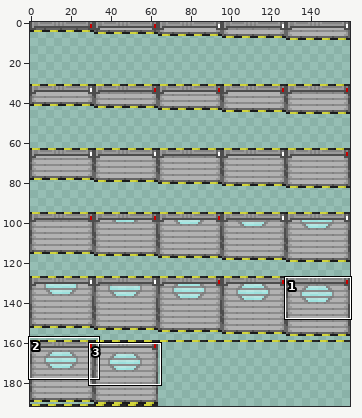
A sprite sheet gets an edit: Resources/Textures/Structures/Doors/Shutters/shutters_window.rsi/closing.png. The first picture is a wide view before the edit; the outline marks the close-up.
Close-up. Before the commit:
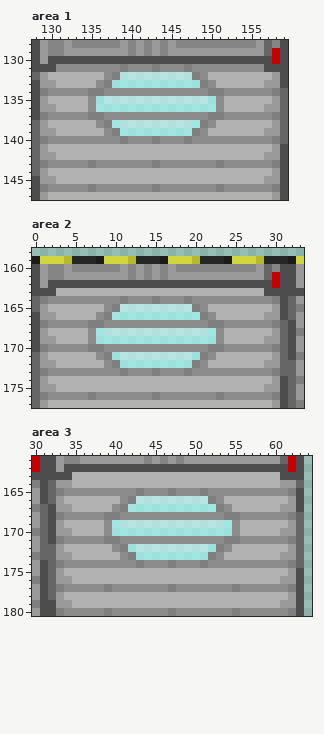
The file is 160x192 pixels. Colours within 5 levels of each other are drawn and written as one. Shown: area 1: x 128..159, y 128..147; area 2: x 0..33, y 158..177; area 3: x 30..64, y 161..180. The commit also changed other parts of the picture, which this record leaves out.
The same view after the edit:
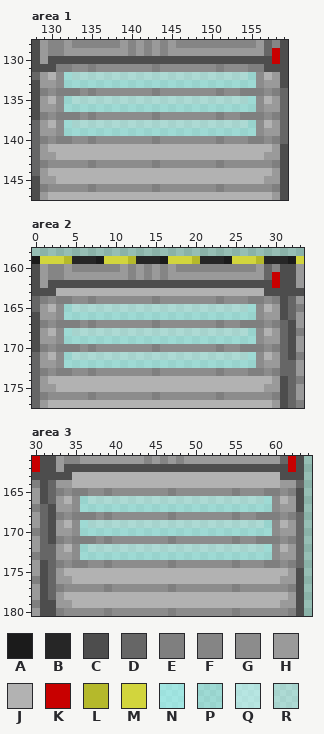
Palette (. is transparent): A #1b1b1b  B #262626  C #4d4d4d  D #666666  E #7f7f7f  F #858585  G #8c8c8c  H #9a9a9a  J #b2b2b2  K #c80000  L #b5b92b  M #d2d53d  N #aaffff9b  P #aaffff6c  Q #ccffff9b  R #ccffff6c
Difference:
Changed rows in their new state; - is an unchanged pixel.
Area 1:
first column x 131:
131 EE--E---G-------G---E---EE
132 GPRRRRRRRRRRRRRRRRRRRRRRPG
133 GPPPPPPPPPPPPPPPPPPPPPPPPG
134 EEE--G------E------G---EEE
135 GPRRRRRRRRRRRRRRRRRRRRRRPG
136 GPPPPPPPPPPPPPPPPPPPPPPPPG
137 EEE--G------E------G---EEE
138 GPRRRRRRRRRRRRRRRRRRRRRRPG
139 GPPPPPPPPPPPPPPPPPPPPPPPPG
140 EE--E---G-------G---E---EE
Area 2:
first column x 3:
164 EE--E---G-------G---E---EE
165 GPRRRRRRRRRRRRRRRRRRRRRRPG
166 GPPPPPPPPPPPPPPPPPPPPPPPPG
167 EEE--G------E------G---EEE
168 GPRRRRRRRRRRRRRRRRRRRRRRPG
169 GPPPPPPPPPPPPPPPPPPPPPPPPG
170 EEE--G------E------G---EEE
171 GPRRRRRRRRRRRRRRRRRRRRRRPG
172 GPPPPPPPPPPPPPPPPPPPPPPPPG
173 EE--E---G-------G---E---EE
Area 3:
first column x 35:
165 EE--E---G-------G---E---EE
166 GPRRRRRRRRRRRRRRRRRRRRRRPG
167 GPPPPPPPPPPPPPPPPPPPPPPPPG
168 EEE--G------E------G---EEE
169 GPRRRRRRRRRRRRRRRRRRRRRRPG
170 GPPPPPPPPPPPPPPPPPPPPPPPPG
171 EEE--G------E------G---EEE
172 GPRRRRRRRRRRRRRRRRRRRRRRPG
173 GPPPPPPPPPPPPPPPPPPPPPPPPG
174 EE--E---G-------G---E---EE
Boxes around the changes in both close-ups, in picture pixels (x1, y1, x2, y2):
changed: (56, 64, 264, 144)
changed: (56, 296, 264, 376)
changed: (72, 488, 280, 568)
